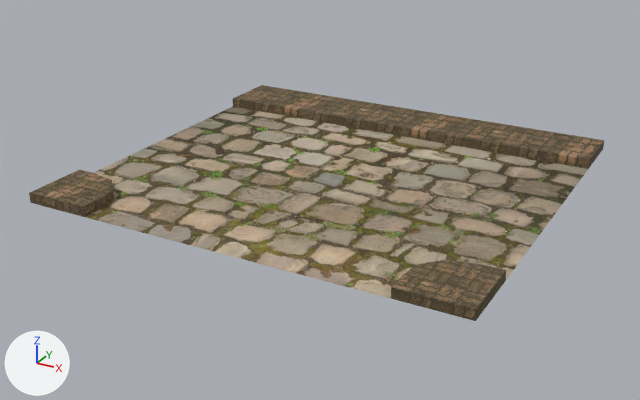
The FBX model Assets/Assets/Road Set/Middleand trottoir_cotebas.FBX: old version first, new version second.
The view is the same before and after, from a 50 mm lens placed at (10.02, -19.2, 8.61), pointed at (-0.4, -0.24, -0.87). The axes (+X, +Y, +Z) are drawn at lower left. The lights are the same throughout. Where no turn or scale is listed for an object, it has been applied to the vertices.

Before the edit, the objects in view are built like this:
```python
me_mesh = bpy.data.meshes.new('Mesh')
me_mesh.from_pydata(...)  # 42 vertices, 50 faces; spans x -5.68..5.68, y -5.26..5.26, z -0.13..0.13
# faces by material slot: [2, 48]
me_mesh.materials.append(mat_material__179)  # picture img_cobblestone_floor_04_diff_1k_jpg
me_mesh.materials.append(mat_material__180)  # picture img_brick_moss_001_diff_1k_jpg
# before: 0 (-5.68, 3.52, -0.13) at pixel (232, 106), 3 (-5.68, 5.26, 0.13) at pixel (261, 85), 4 (-5.68, 3.52, 0.13) at pixel (232, 98), 5 (5.68, 3.52, 0.13) at pixel (589, 159), 6 (5.68, 5.26, 0.13) at pixel (604, 140)
# before: 7 (5.68, 3.52, -0.13) at pixel (588, 169), 8 (5.68, 5.26, -0.13) at pixel (603, 149), 41 (-5.68, 5.26, -0.13)
ob_plane002 = bpy.data.objects.new('Plane002', me_mesh)
ob_plane002.location = (0.0, 0.0, 0.0)
```
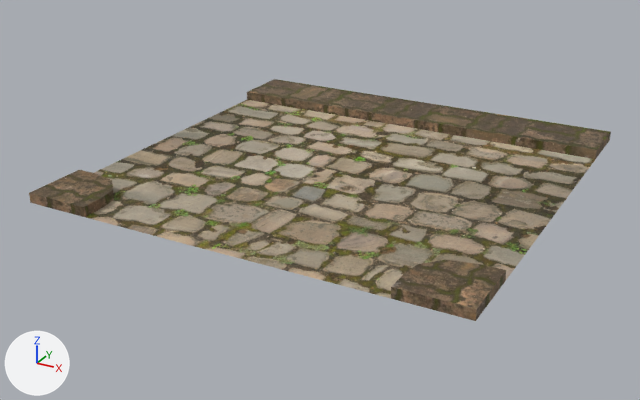
The newer file is also turned or shifted as a whole; pictures and numbers use the older file's frame.

Location of each change, (x1, y1, x2, y2) in pixels of the pictures (640 x 400 px; the box of a moved part takes in the faces that stretch with it):
'Plane002', reshaped, surface changed: before (29, 85, 604, 321); after (29, 79, 611, 321)
part 1 of me_mesh, moved or reshaped: before (86, 85, 604, 299); after (86, 79, 611, 299)
part 2 of me_mesh, surface changed: (29, 170, 506, 321) in both

The change, as a list of edits to the scene's bpy script:
```text
Change me_mesh:
    used by ob_plane002; location = (0.0, 0.0, 0.0)
    remove me_mesh.from_pydata(...)  # 42 vertices, 50 faces; spans x -5.68..5.68, y -5.26..5.26, z -0.13..0.13
    add me_mesh.from_pydata(...)  # 42 vertices, 50 faces; spans x -5.68..5.68, y -5.26..6.1, z -0.13..0.13
    me_mesh part 1
    add for i in [0, *range(3, 9), 41]: me_mesh.vertices[i].co += Vector((0.0, 0.83, 0.0))
    me_mesh part 2: texture (UV) coordinates of 50 of 50 faces, centred in x -5.68..5.68, y -5.26..5.26, z -0.13..0.13, changed; they spanned u -0.82..1.82, v 0.0..1.33 and now span u 0.0..1.0, v 0.11..0.89
```
